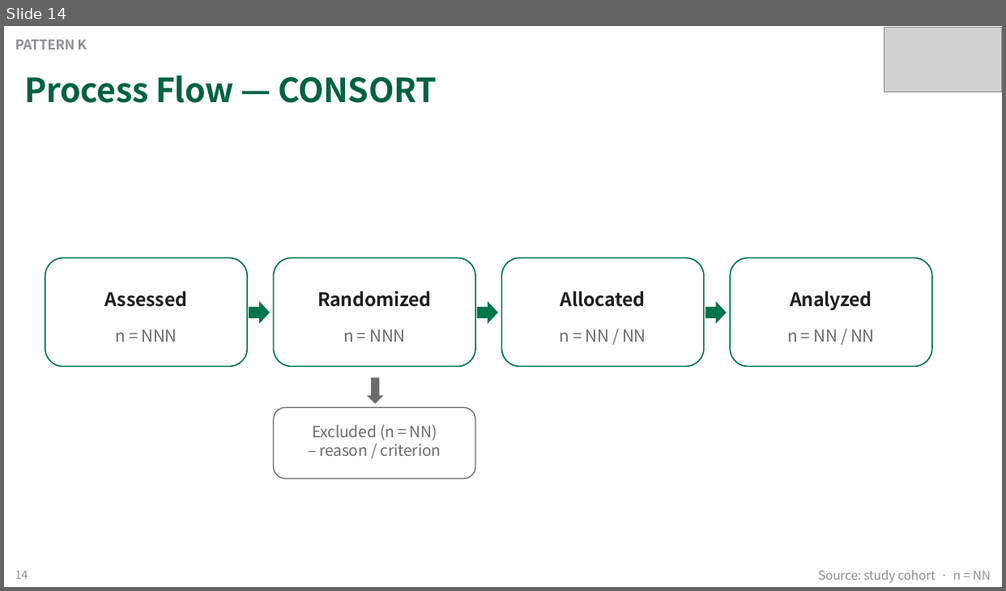
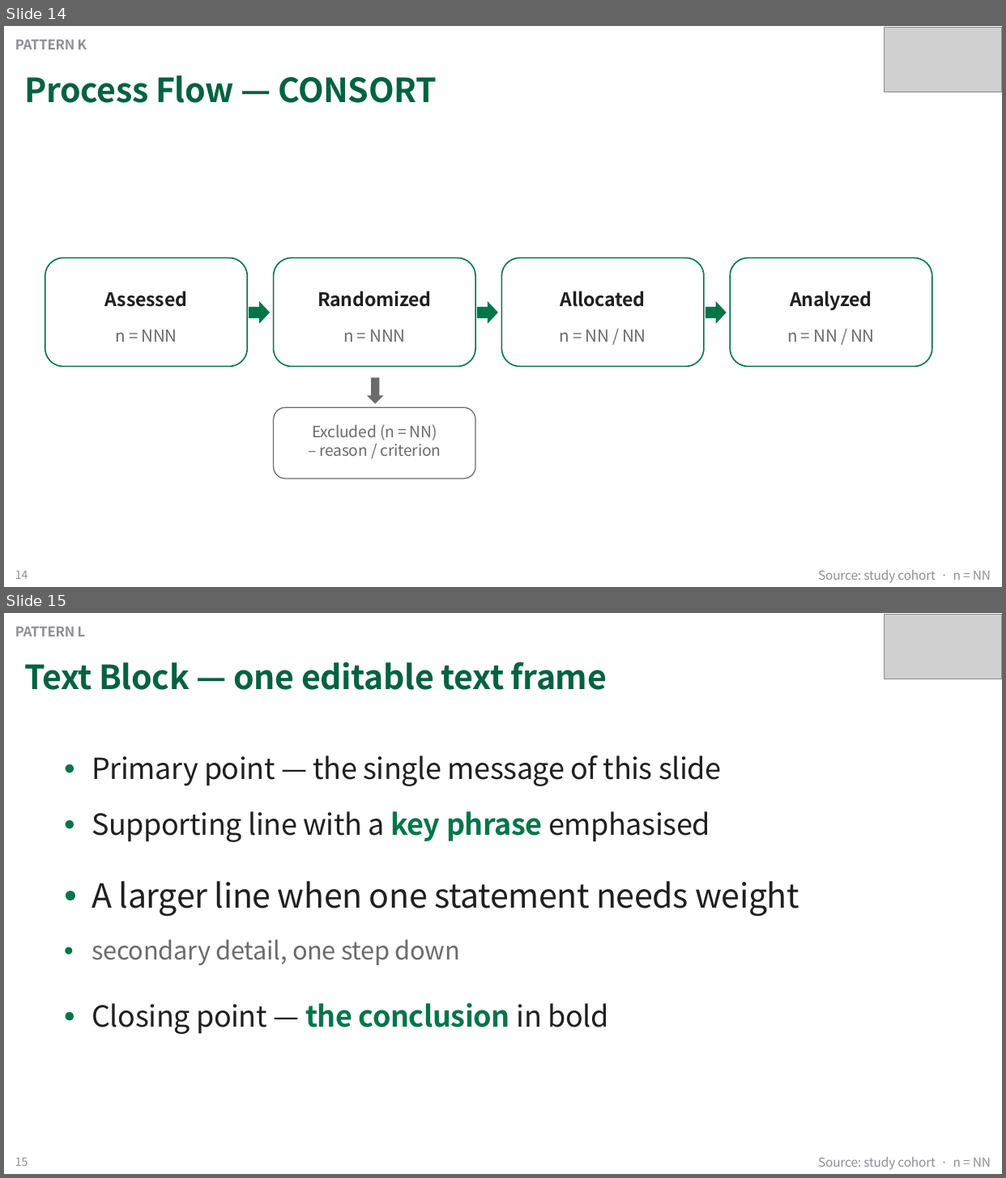
Before and after one commit to grotyx/medical-ppt-design, a slide deck: backbone_slides.pptx. Shown one above the other, each under a label of ours: slide 14 before the commit, slides 14 and 15 after it. The pictures are 1006x591 and 1006x1178 pixels, drawn with LibreOffice and Linux fonts; fonts in the diff are those of the drawing; grey boxes stand for pictures. Boxes give left, top, right and bottom in pixels: in the first picture for what was removed or moved away, otherwise in the second. Text is boxed around its words. In the diff, an @@ line names an element or a change of style, - is before the commit and + after.

```diff
--- a/backbone_slides.pptx
+++ b/backbone_slides.pptx
@@ slide 15 added at bbox=[4, 613, 1002, 1174], background #FFFFFF @@
@@ text added at bbox=[15, 626, 86, 636], 13 pt, text #8E8E93, bold @@
+PATTERN L
@@ picture added at bbox=[884, 614, 1002, 679] @@
@@ text added at bbox=[24, 662, 607, 690], 32 pt, text #006241, bold @@
+Text Block — one editable text frame
@@ rounded rectangle added at bbox=[25, 718, 982, 1147], fill #FFFFFF @@
@@ text added at bbox=[91, 756, 799, 1034], 28 pt, text #1F1F1F @@
+● Primary point — the single message of this slide
+● Supporting line with a key phrase emphasised
+● A larger line when one statement needs weight
+● secondary detail, one step down
+● Closing point — the conclusion in bold
@@ text added at bbox=[15, 1158, 28, 1166], 11 pt, text #8E8E93 @@
+15
@@ text added at bbox=[818, 1157, 991, 1170], 12 pt, text #8E8E93 @@
+Source: study cohort · n = NN
```
Also in this commit, not shown: 2 other files.
